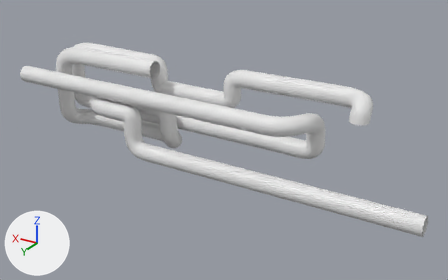
The FBX model Assets/Models/Mesh/Maze collission.fbx as it was, and as the next commit left it.
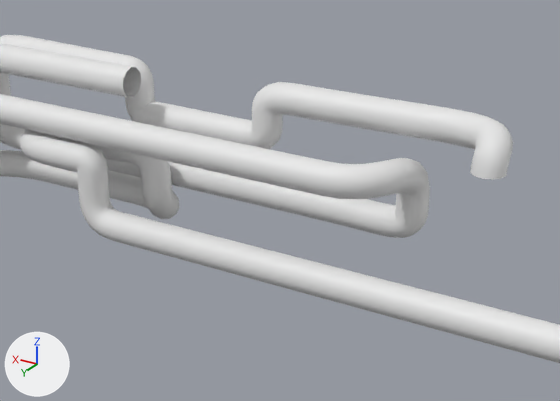
Each version appears first whole from a 50 mm lens placed at (-0.0783, 0.1241, 0.0575), pointed at (-0.0036, -0.0004, -0.0047), and next in a close-up on the part from 18% to 89% of the width and 8% to 90% of the height. Every picture has the same lights, and +X, +Y and +Z are marked at lower left. Where no turn or scale is listed for an object, it has been applied to the vertices.

Names of what the first close-up shows: 'Maze_A_Col', 'Maze_B_Col'.
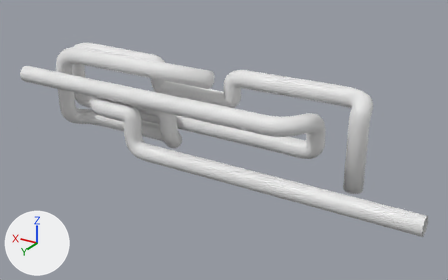
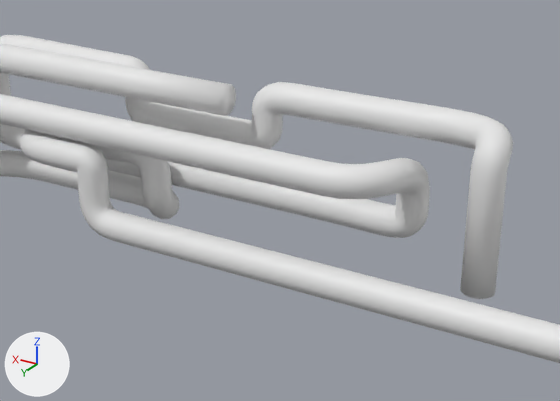
Location of each change, [x1, y1, x2, y2] in pixels of the close-ups (560 x 401 px):
'Maze_B_Col', reshaped: before [0, 35, 513, 238]; after [0, 35, 513, 299]
part 1 of me_beziercurve_004, added: after [460, 173, 507, 299]
part 2 of me_beziercurve_001, added: after [123, 67, 236, 116]

The change in detail:
me_beziercurve_004 is used by ob_maze_b_col; location (-0.0475, 0.0244, 0.0).
me_beziercurve_004 had 1740 vertices, 1728 faces and spanned x 0.0067..0.1063, y -0.0323..-0.0162, z -0.0071..0.0131.
me_beziercurve_004 now has 1752 vertices, 1741 faces and spans x 0.0067..0.1063, y -0.0323..-0.0162, z -0.0093..0.0131.
Part 1, on me_beziercurve_004:
12 new vertices lie (0.0, 0.0, -0.0168) away from vertices in x 0.0067..0.0113, y -0.0268..-0.0222, z 0.0075.
13 new faces join them.
me_beziercurve_001 is used by ob_maze_a_col; location (-0.0475, -0.0001, 0.0).
me_beziercurve_001 had 1596 vertices, 1584 faces and spanned x -0.0092..0.1, y -0.0091..0.0092, z -0.0125..0.013.
me_beziercurve_001 now has 1608 vertices, 1597 faces and spans x -0.0092..0.1, y -0.0091..0.0092, z -0.0125..0.013.
Part 2, on me_beziercurve_001:
12 new vertices lie (-0.0167, 0.0, 0.0) away from vertices in x 0.0644, y -0.0021..0.0025, z 0.0084..0.013.
13 new faces join them.
